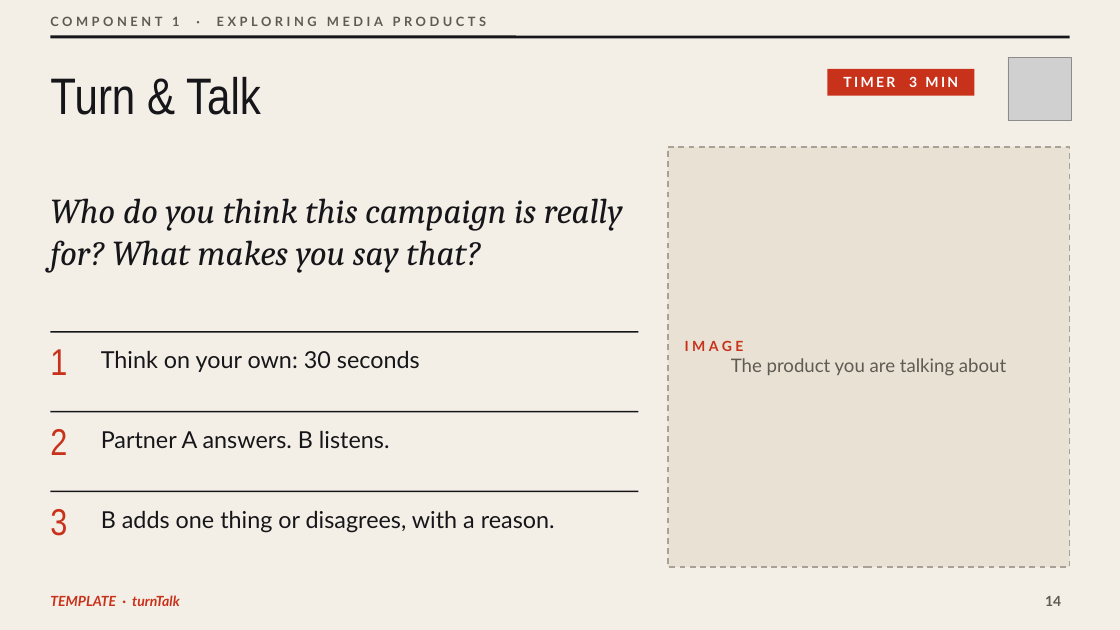
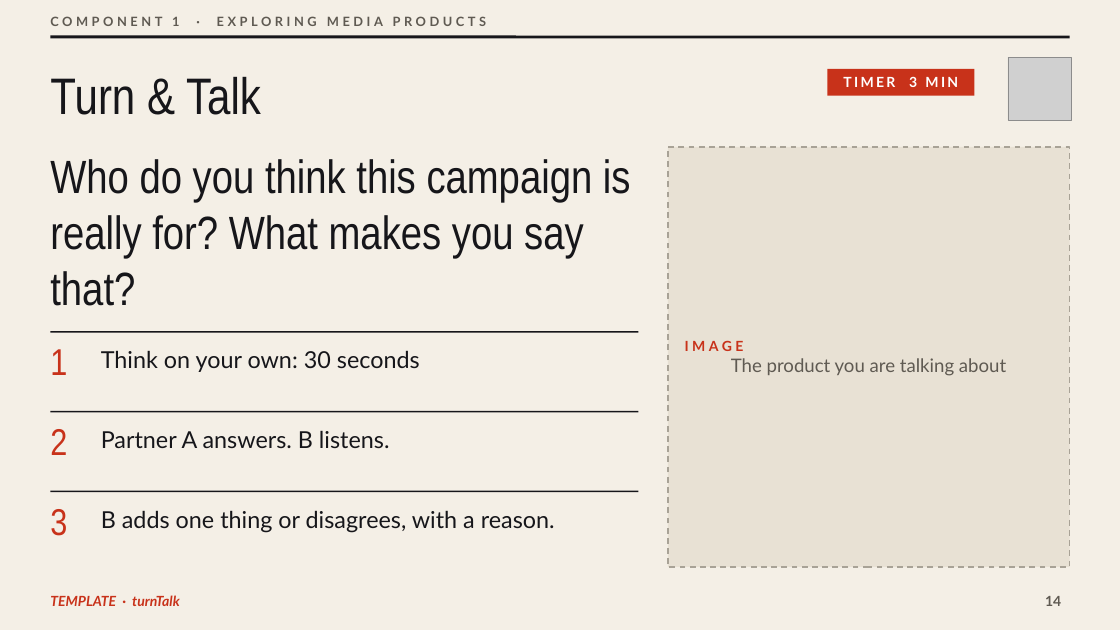
Before and after one commit to OGAComputing/interactive, a slide deck: slide 14 of _presentations/Y10_BTEC_CDM/C1_Deck_Template.pptx. Drawn at 1120x630 pixels with LibreOffice and Linux fonts; fonts in the diff are those of the drawing; grey boxes stand for pictures. Boxes give left, top, right and bottom in pixels: in the first picture for what was removed or moved away, otherwise in the second. Text is boxed around its words. In the diff, an @@ line names an element or a change of style, - is before the commit and + after.

```diff
--- a/_presentations/Y10_BTEC_CDM/C1_Deck_Template.pptx
+++ b/_presentations/Y10_BTEC_CDM/C1_Deck_Template.pptx
@@ text "Who do you think this ..." at [50, 159, 631, 306]: size 30 to 40 pt, font Cambria to Arial Narrow, italic off @@
```
Also in this commit, not shown: 1 other slide changed, 7 other files.
